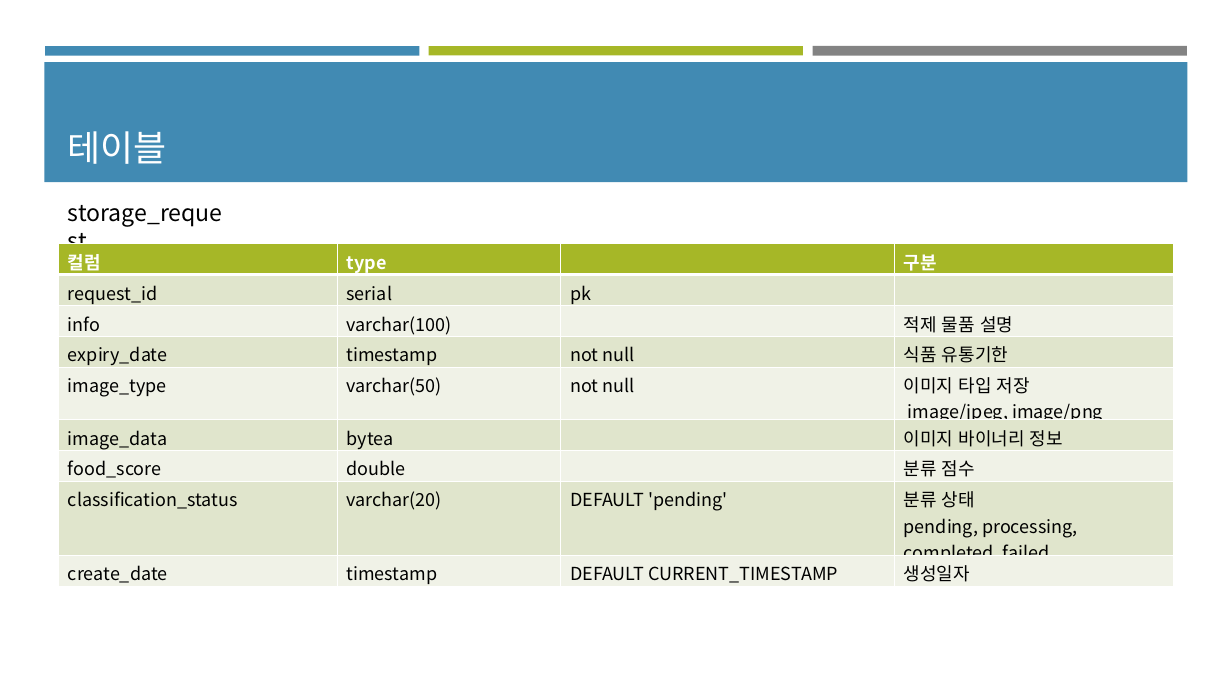
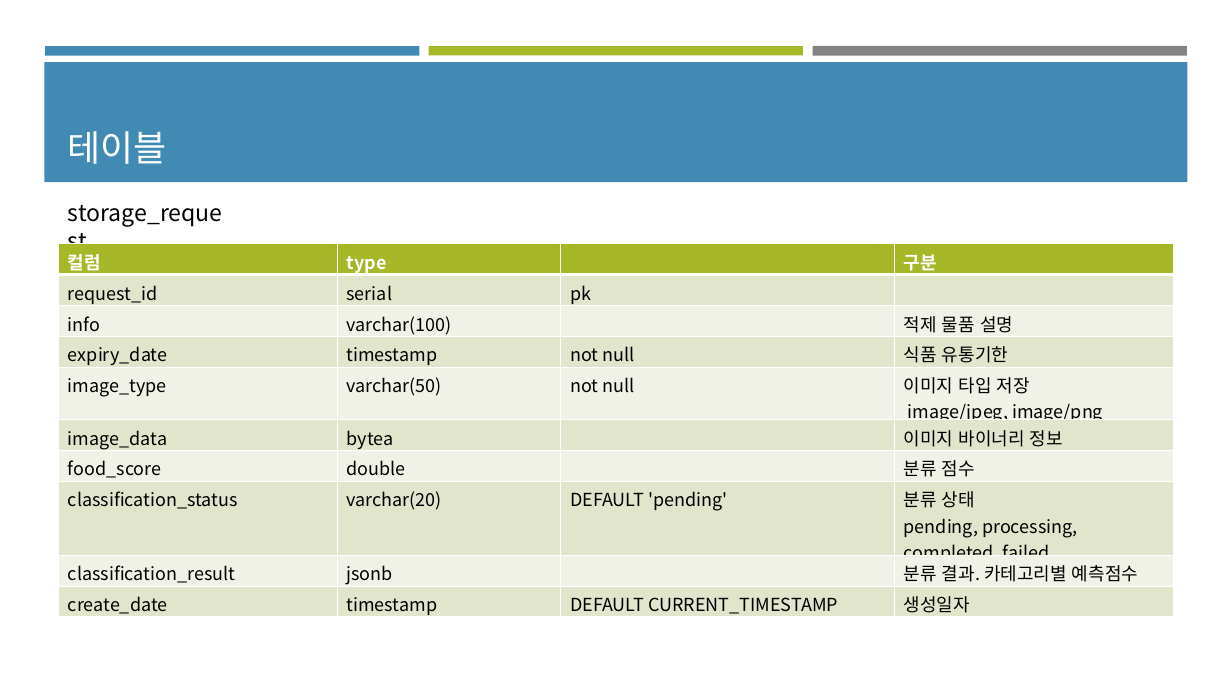
Before and after one commit to mkim0203/yolo_mini_project, a slide deck: slide 18 of 창고관리.pptx. Drawn at 1232x693 pixels with LibreOffice and Linux fonts; fonts in the diff are those of the drawing. Boxes give left, top, right and bottom in pixels: in the first picture for what was removed or moved away, otherwise in the second. Text is boxed around its words. In the diff, an @@ line names an element or a change of style, - is before the commit and + after.

```diff
--- a/창고관리.pptx
+++ b/창고관리.pptx
@@ table at (59, 244, 1175, 621) @@
+row 9: classification_result | jsonb |  | 분류 결과. 카테고리별 예측점수
```
Also in this commit, not shown: 3 other slides changed, 8 other files.
